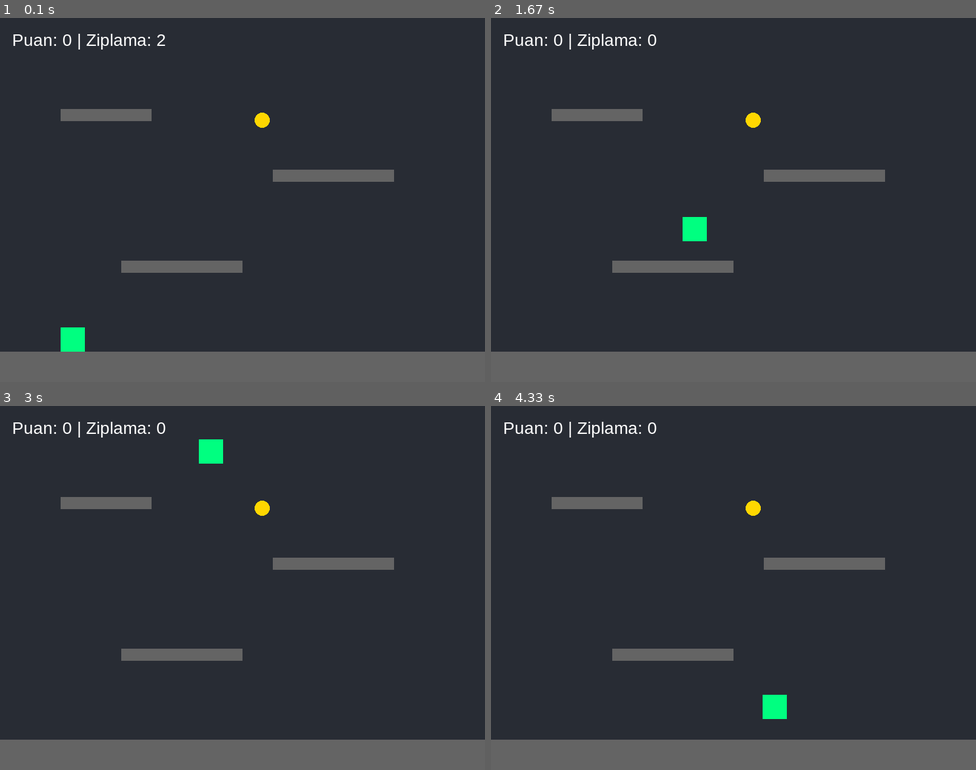
Above: before the commit, frames 1-4 (two rows, left to right).
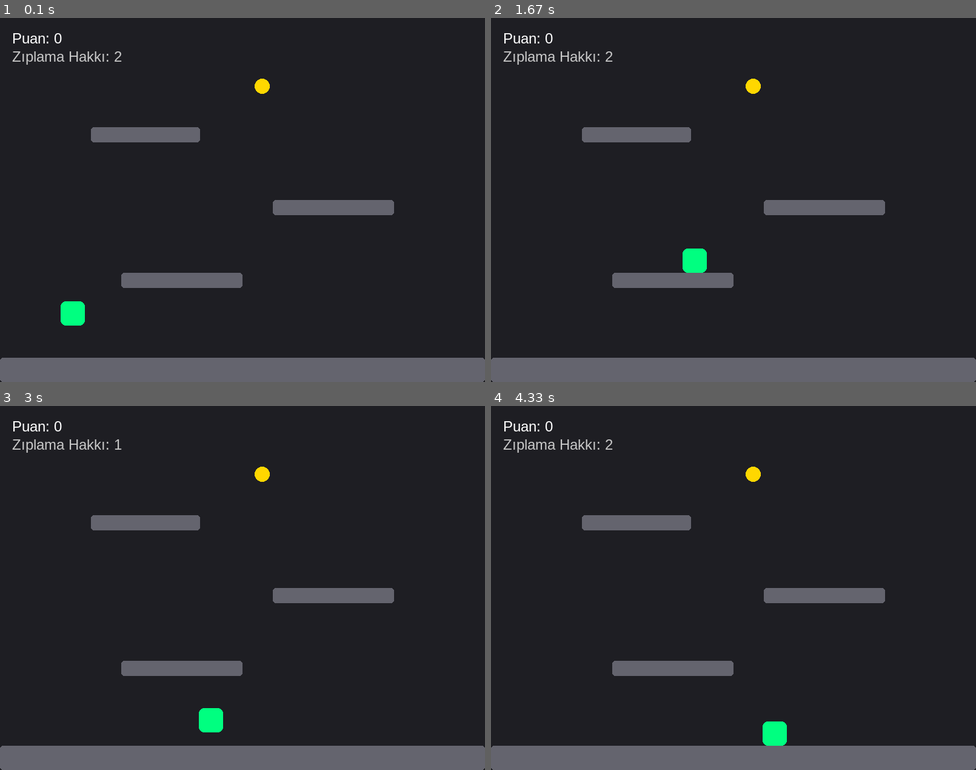
Above: after the commit, the same moments.

Repository: ikranarin/pygame_mini_game
Game: pygame game, started from PycharmProjects/Games/deneme1.py
The game is run twice, just before and just after one commit, with the same random seed, the same clock (stepped at 60 frames per second) and the same inputs.
Inputs:
- Up to frame 1 (0.1 s): no input
- Up to frame 2 (1.67 s): hold Right 0.33-0.8 s; hold Right 0.83-1.3 s; tap Space at 0.9, 1.2, 1.4 s; hold Left from 1.33 s (still down)
- Up to frame 3 (3 s): tap Space at 1.7, 1.97, 2.27, 2.4, 2.7 s; release Left at 1.87 s; hold Left 1.9-2.3 s; hold Right 2.33-2.97 s
- Up to frame 4 (4.33 s): hold Left 3-3.47 s; tap Space at 3.07, 3.37, 3.57, 3.87, 4.07 s; hold Right 3.5-3.97 s; hold Right from 4 s (still down)

The runs differ from the first frame. In frame 1, 8.5% of the frame differs, in the area x 0-100%, y 4-100%; in frame 2, 8.3%; in frame 3, 8.5%; in frame 4, 8.4%.

Commit message:
feat: implement player movement with gravity and platform interactions

Diff:
--- a/PycharmProjects/Games/deneme1.py
+++ b/PycharmProjects/Games/deneme1.py
@@ -1,45 +1,72 @@
 import pygame
 import random
 
+# --- BAŞLATMA ---
 pygame.init()
-ekran = pygame.display.set_mode((800, 600))
+GENISLIK, YUKSEKLIK = 800, 600
+ekran = pygame.display.set_mode((GENISLIK, YUKSEKLIK))
+pygame.display.set_caption("Python Platform Oyunu")
 saat = pygame.time.Clock()
-font = pygame.font.SysFont("Arial", 28)
+font = pygame.font.SysFont("Arial", 24)
 
-# --- DEĞİŞKENLER ---
-x, y = 100, 500
-hiz_x, hiz_y = 6, 0
+# --- RENKLER ---
+RENK_ARKA_PLAN = (30, 30, 35)
+RENK_OYUNCU = (0, 255, 128)
+RENK_PLATFORM = (100, 100, 110)
+RENK_ALTIN = (255, 215, 0)
+
+# --- OYUNCU AYARLARI ---
+oyuncu_rect = pygame.Rect(100, 450, 40, 40)
+hiz_x = 6
+hiz_y = 0
 yercekimi = 0.8
-ziplama_gucu = -14
+ziplama_gucu = -15
+ziplama_hakki = 2
+tus_basili = False
 
-# ÇİFT ZIPLAMA İÇİN
-ziplama_hakki = 2
-tus_basili = False  # Sürekli zıplamayı önlemek için
-
-# PLATFORMLAR (Liste olarak tutuyoruz)
+# --- PLATFORMLAR ---
 # [x, y, genislik, yukseklik]
 platformlar = [
-    pygame.Rect(0, 550, 800, 50),  # Yer
-    pygame.Rect(200, 400, 200, 20),  # Havada 1
-    pygame.Rect(450, 250, 200, 20),  # Havada 2
-    pygame.Rect(100, 150, 150, 20)  # Havada 3
+    pygame.Rect(0, 560, 800, 40),  # Yer
+    pygame.Rect(200, 420, 200, 25),  # Alt platform
+    pygame.Rect(450, 300, 200, 25),  # Orta platform
+    pygame.Rect(150, 180, 180, 25),  # Üst platform
 ]
 
-# ALTIN
-altin_rect = pygame.Rect(random.randint(100, 700), random.randint(100, 400), 25, 25)
+# --- NESNELER ---
+altin_rect = pygame.Rect(random.randint(100, 700), 100, 25, 25)
 puan = 0
 
+
+def yeni_altin_konumu():
+    altin_rect.x = random.randint(50, 750)
+    altin_rect.y = random.randint(50, 400)
+
+
+# --- ANA OYUN DÖNGÜSÜ ---
 calisiyor = True
 while calisiyor:
+    # 1. Olay Kontrolü
     for olay in pygame.event.get():
-        if olay.type == pygame.QUIT: calisiyor = False
+        if olay.type == pygame.QUIT:
+            calisiyor = False
 
-    # --- KONTROLLER ---
+    # 2. Girdiler ve Yatay Hareket
     tuslar = pygame.key.get_pressed()
-    if tuslar[pygame.K_LEFT]: x -= hiz_x
-    if tuslar[pygame.K_RIGHT]: x += hiz_x
+    eski_x = oyuncu_rect.x  # Çarpışma öncesi x konumu
 
-    # Çift Zıplama Mantığı
+    if tuslar[pygame.K_LEFT]:
+        oyuncu_rect.x -= hiz_x
+    if tuslar[pygame.K_RIGHT]:
+        oyuncu_rect.x += hiz_x
+
+    # YATAY ÇARPIŞMA KONTROLÜ (Platformun yanından geçememe)
+    for p in platformlar:
+        if oyuncu_rect.colliderect(p):
+            if tuslar[pygame.K_LEFT] or tuslar[pygame.K_RIGHT]:
+                oyuncu_rect.x = eski_x  # Yan tarafa çarptıysa geri it
+
+    # Zıplama Kontrolü
     if tuslar[pygame.K_SPACE]:
         if not tus_basili and ziplama_hakki > 0:
             hiz_y = ziplama_gucu
@@ -48,40 +75,40 @@
     else:
         tus_basili = False
 
-    # --- FİZİK ---
+    # 3. Fizik ve Dikey Hareket
     hiz_y += yercekimi
-    y += hiz_y
+    oyuncu_rect.y += hiz_y
 
-    karakter_rect = pygame.Rect(x, y, 40, 40)
-
-    # Platform Çarpışması
-    yerde_mi = False
+    # DİKEY ÇARPIŞMA KONTROLÜ (Yer ve Kafa çarpması)
     for p in platformlar:
-        if karakter_rect.colliderect(p):
-            # Sadece yukarıdan düşerken platformun üstünde durmalı
-            if hiz_y > 0:
-                y = p.top - 40
+        if oyuncu_rect.colliderect(p):
+            if hiz_y > 0:  # Düşerken (Ayağı bastı)
+                oyuncu_rect.bottom = p.top
                 hiz_y = 0
-                ziplama_hakki = 2  # Platforma değince zıplama hakkı yenilenir
-                yerde_mi = True
+                ziplama_hakki = 2
+            elif hiz_y < 0:  # Çıkarken (Kafasını vurdu)
+                oyuncu_rect.top = p.bottom
+                hiz_y = 0
 
     # Altın Toplama
-    if karakter_rect.colliderect(altin_rect):
+    if oyuncu_rect.colliderect(altin_rect):
         puan += 1
-        altin_rect.x = random.randint(100, 700)
-        altin_rect.y = random.randint(100, 400)
+        yeni_altin_konumu()
 
-    # --- ÇİZİM ---
-    ekran.fill((40, 44, 52))  # Modern koyu tema
+    # 4. Çizim İşlemleri
+    ekran.fill(RENK_ARKA_PLAN)
 
     for p in platformlar:
-        pygame.draw.rect(ekran, (100, 100, 100), p)  # Platformlar gri
+        pygame.draw.rect(ekran, RENK_PLATFORM, p, border_radius=5)
 
-    pygame.draw.rect(ekran, (0, 255, 128), karakter_rect)  # Karakter yeşil
-    pygame.draw.ellipse(ekran, (255, 215, 0), altin_rect)  # Altın sarı
+    pygame.draw.rect(ekran, RENK_OYUNCU, oyuncu_rect, border_radius=8)
+    pygame.draw.ellipse(ekran, RENK_ALTIN, altin_rect)
 
-    puan_yazisi = font.render(f"Puan: {puan} | Ziplama: {ziplama_hakki}", True, (255, 255, 255))
-    ekran.blit(puan_yazisi, (20, 20))
+    # Bilgi Yazıları
+    puan_metni = font.render(f"Puan: {puan}", True, (255, 255, 255))
+    ziplama_metni = font.render(f"Zıplama Hakkı: {ziplama_hakki}", True, (200, 200, 200))
+    ekran.blit(puan_metni, (20, 20))
+    ekran.blit(ziplama_metni, (20, 50))
 
     pygame.display.flip()
     saat.tick(60)
